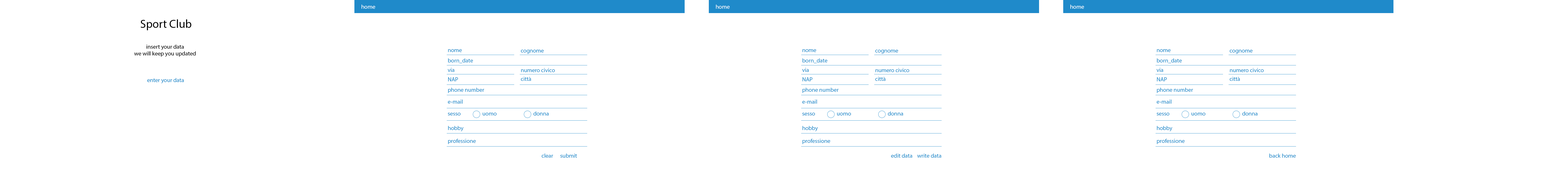
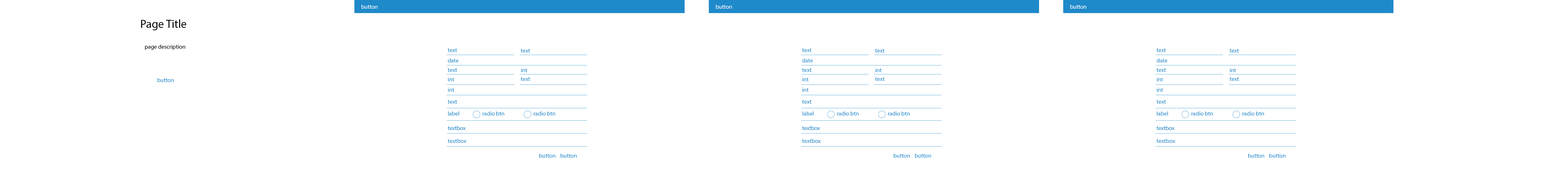
Before/after of a 1568 × 186 layered artwork. What changed in the layer stack:
painted on "label" (2nd of 30, in "DataRead" › "surname") over [1229, 48, 1253, 54]
painted on "label" (3rd of 30, in "DataRead" › "born_date") over [1156, 58, 1182, 64]
painted on "label" (5th of 30, in "DataRead" › "address" › "number") over [1229, 67, 1264, 73]
painted on "label" (8th of 30, in "DataRead" › "phone number") over [1156, 87, 1194, 93]
painted on "hobby_label" (1st of 3, in "DataRead" › "hobby") over [1156, 125, 1175, 132]
painted on "professione_label" (1st of 3, in "DataRead" › "professione") over [1156, 138, 1185, 144]
painted on "label" (12th of 30, in "DataCheck" › "surname") over [875, 48, 899, 54]
painted on "label" (13th of 30, in "DataCheck" › "born_date") over [802, 58, 828, 64]
painted on "label" (15th of 30, in "DataCheck" › "address" › "number") over [875, 67, 910, 73]
painted on "label" (18th of 30, in "DataCheck" › "phone number") over [802, 87, 839, 93]
painted on "professione_label" (2nd of 3, in "DataCheck" › "professione") over [802, 138, 831, 144]
renamed "write data" to "button", painted on it over [915, 153, 942, 158]
painted on "label" (22nd of 30, in "DataInsert" › "surname") over [520, 48, 544, 54]
painted on "label" (23rd of 30, in "DataInsert" › "born_date") over [447, 58, 474, 64]
painted on "label" (25th of 30, in "DataInsert" › "address" › "number") over [520, 67, 555, 73]
painted on "label" (28th of 30, in "DataInsert" › "phone number") over [447, 87, 485, 93]
painted on "professione_label" (3rd of 3, in "DataInsert" › "professione") over [447, 138, 476, 144]
renamed "enter your data" to "button", painted on it over [147, 77, 184, 84]
renamed "insert your data we will keep you updated" to "page description", painted on it over [134, 44, 196, 57]
renamed "Sport Club" to "Page Title", painted on it over [140, 19, 192, 31]
…and 34 more changes (1 added, 33 painted, 5 renamed)
